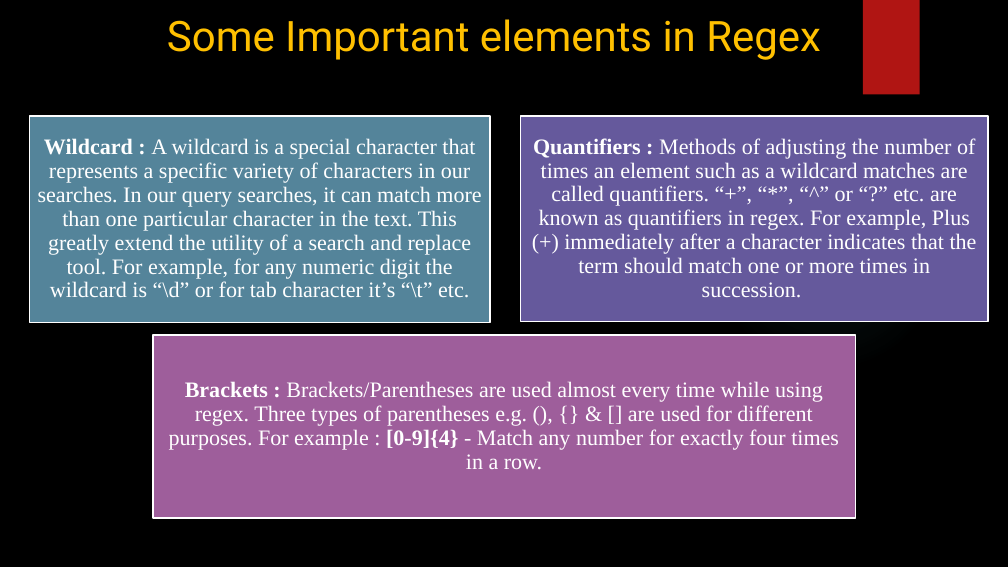
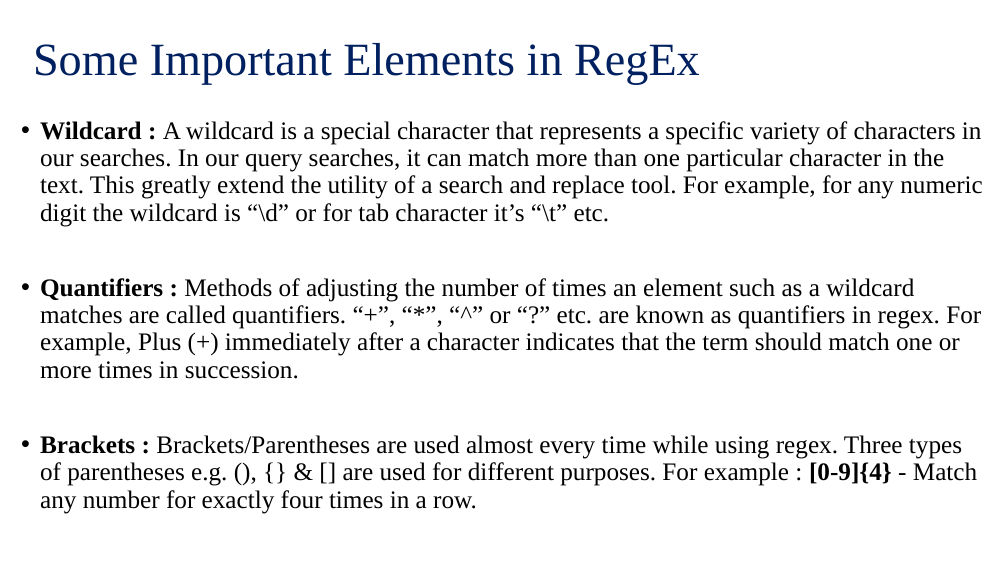
Before and after one commit to mehedi-stat/Learning-Periods, a slide deck: slide 3 of Regex_final.pptx. Drawn at 1008x567 pixels with LibreOffice and Linux fonts; fonts in the diff are those of the drawing; background and template pictures are left out. Boxes give left, top, right and bottom in pixels: in the first picture for what was removed or moved away, otherwise in the second. Text is boxed around its words. In the diff, an @@ line names an element or a change of style, - is before the commit and + after.

```diff
--- a/Regex_final.pptx
+++ b/Regex_final.pptx
@@ background picture (left out) to #FFFFFF @@
@@ title "Some Important Elements in RegEx" at [33, 43, 700, 84]: vertical alignment top to middle @@
@@ rectangle removed at [863, 0, 920, 95] @@
@@ title at [33, 43, 700, 84]: text changed; size 40 to 44 pt; font Roboto to Times New Roman; text colour #FFC000 to #002060 @@
-Some Important elements in Regex
+Some Important Elements in RegEx
@@ text added at [40, 121, 983, 514], 24 pt, text #000000 @@
+• Wildcard : A wildcard is a special character that represents a specific variety of characters in our searches. In our query searches, it can match more than one particular character in the text. This greatly extend the utility of a search and replace tool. For example, for any numeric digit the wildcard is “\d” or for tab character it’s “\t” etc.
+• Quantifiers : Methods of adjusting the number of times an element such as a wildcard matches are called quantifiers. “+”, “*”, “^” or “?” etc. are known as quantifiers in regex. For example, Plus (+) immediately after a character indicates that the term should match one or more times in succession.
+• Brackets : Brackets/Parentheses are used almost every time while using regex. Three types of parentheses e.g. (), {} & [] are used for different purposes. For example : [0-9]{4} - Match any number for exactly four times in a row.
@@ ellipse removed at [712, 138, 944, 371] @@
@@ group removed at [29, 116, 989, 518]: 3 rectangles, 3 texts @@
-Wildcard : A wildcard is a special character that represents a specific variety of characters in our searches. In our query searches, it can match more than one particular character in the text. This greatly extend the utility of a search and replace tool. For example, for any numeric digit the wildcard is “\d” or for tab character it’s “\t” etc.
-Quantifiers : Methods of adjusting the number of times an element such as a wildcard matches are called quantifiers. “+”, “*”, “^” or “?” etc. are known as quantifiers in regex. For example, Plus (+) immediately after a character indicates that the term should match one or more times in succession.
-Brackets : Brackets/Parentheses are used almost every time while using regex. Three types of parentheses e.g. (), {} & [] are used for different purposes. For example : [0-9]{4} - Match any number for exactly four times in a row.
```
Also in this commit, not shown: 3 other slides changed.
